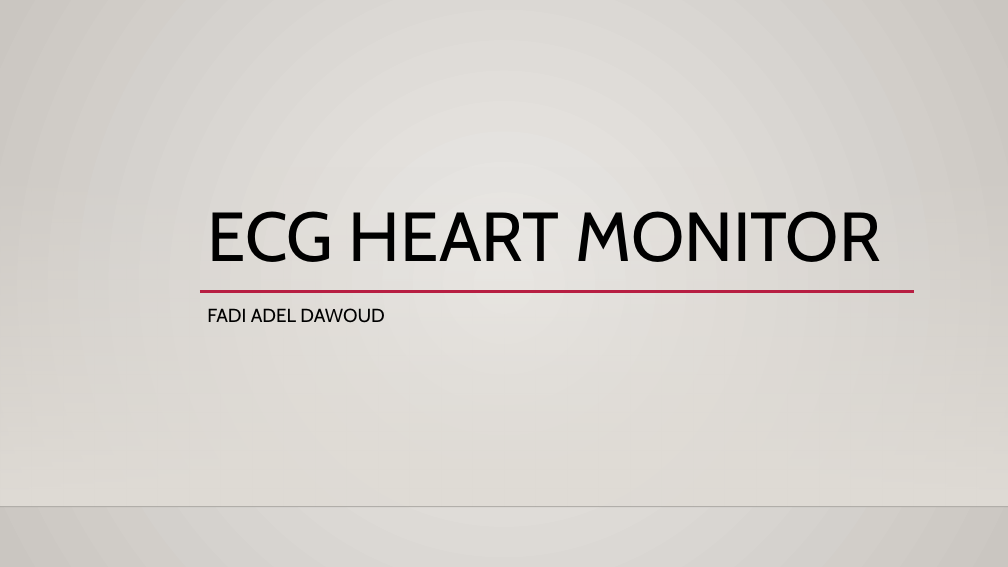
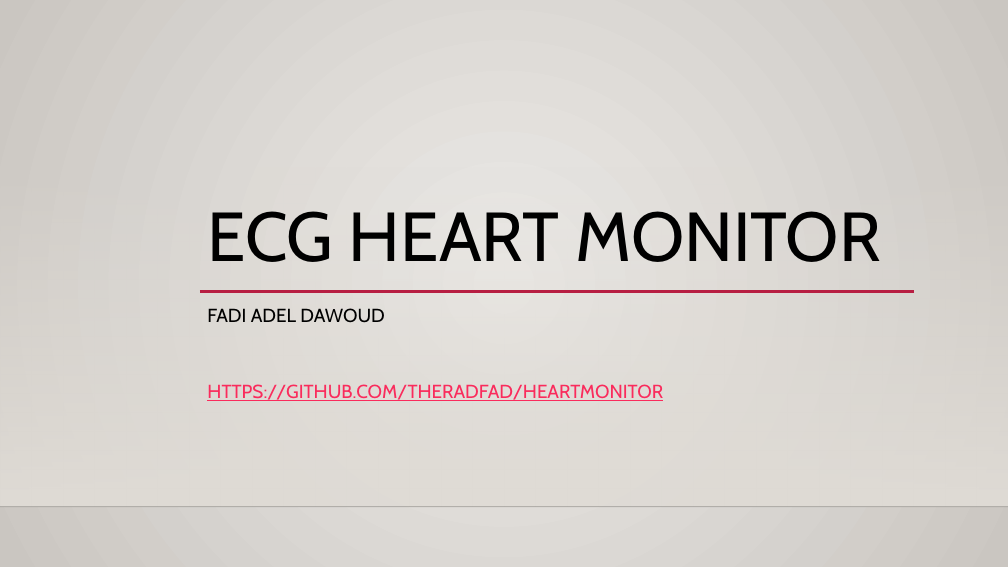
Before and after one commit to theRadFad/HeartMonitor, a slide deck: slide 1 of ECG Heart Monitor.pptx. Drawn at 1008x567 pixels with LibreOffice and Linux fonts; fonts in the diff are those of the drawing; background and template pictures are left out. Boxes give left, top, right and bottom in pixels: in the first picture for what was removed or moved away, otherwise in the second. Text is boxed around its words. In the diff, an @@ line names an element or a change of style, - is before the commit and + after.

Commit message:
Added GH url to the PPT

```diff
--- a/ECG Heart Monitor.pptx
+++ b/ECG Heart Monitor.pptx
@@ subtitle at box(207, 384, 663, 401): paragraph added @@
+HTTPS://GITHUB.COM/THERADFAD/HEARTMONITOR
```
